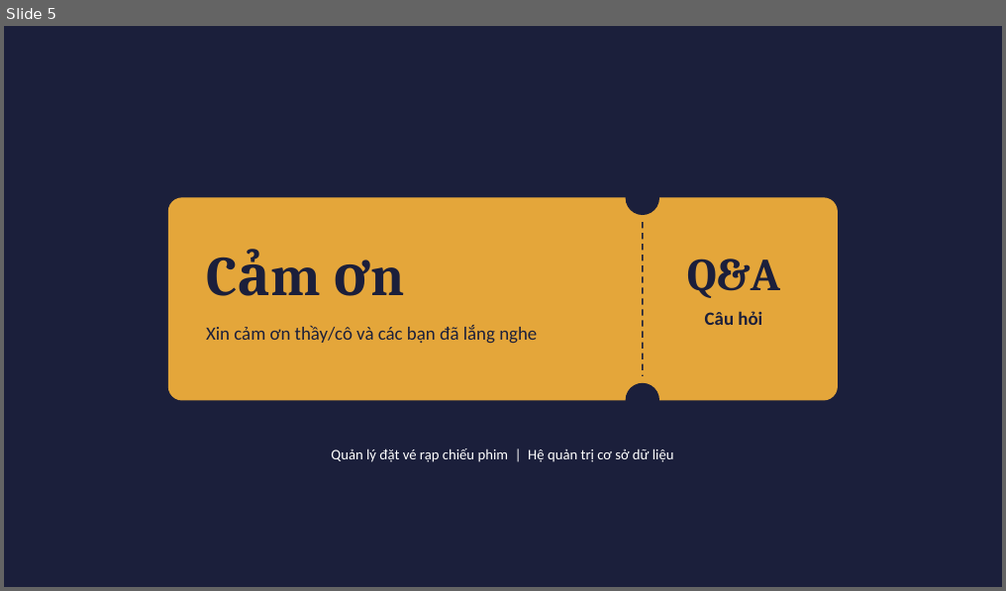
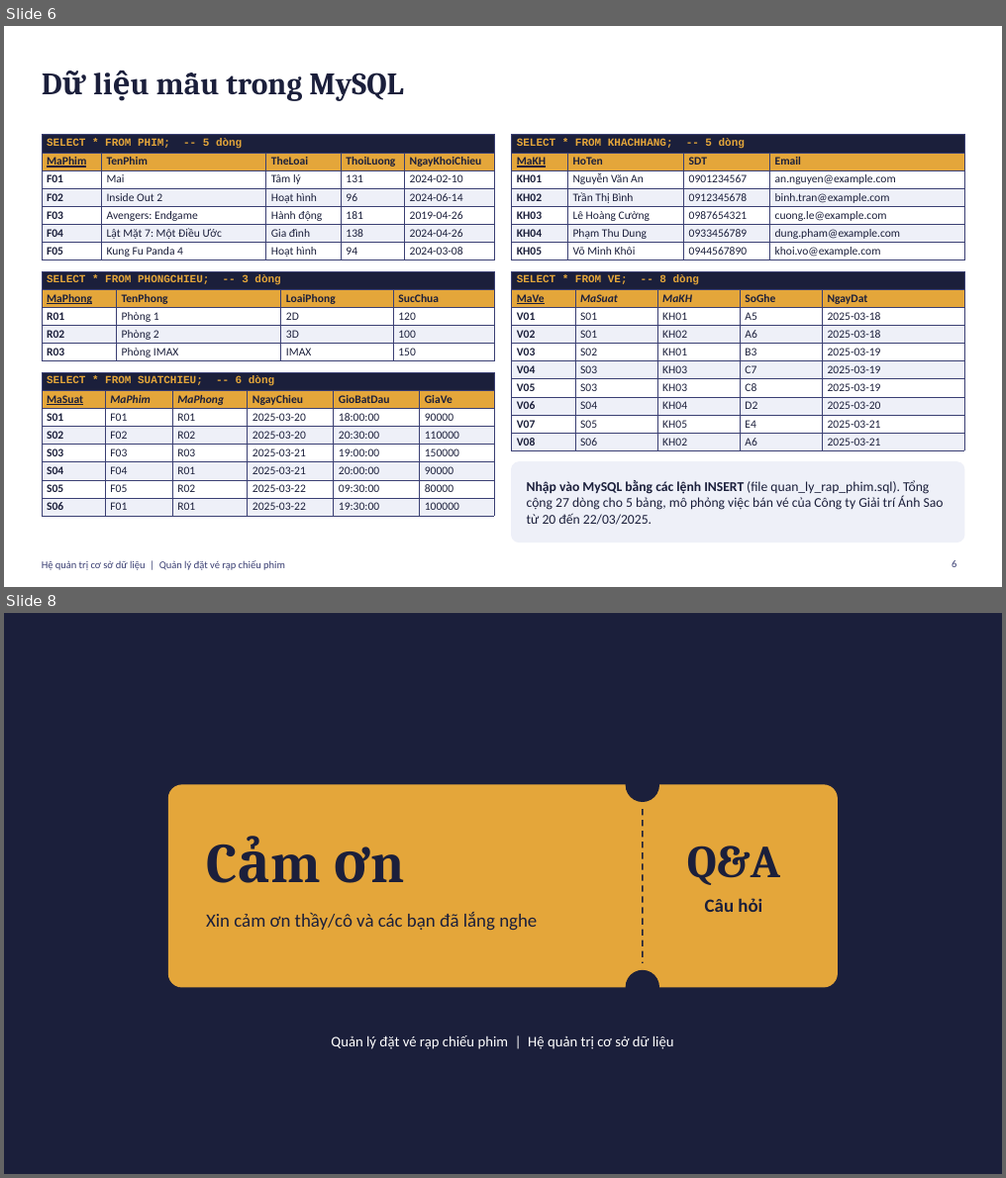
Before and after one commit to PhucHoang3010/Vietnamese-News-Classification, a slide deck: hqtcsdl-giuaky/quan_ly_rap_phim.pptx. Shown one above the other, each under a label of ours: slide 5 before the commit, slides 6 and 8 after it; the slides between them are not shown. The pictures are 1006x591 and 1006x1178 pixels, drawn with LibreOffice and Linux fonts; fonts in the diff are those of the drawing. Boxes give left, top, right and bottom in pixels: in the first picture for what was removed or moved away, otherwise in the second. Text is boxed around its words. In the diff, an @@ line names an element or a change of style, - is before the commit and + after.

```diff
--- a/hqtcsdl-giuaky/quan_ly_rap_phim.pptx
+++ b/hqtcsdl-giuaky/quan_ly_rap_phim.pptx
@@ slide 6 added at <box>4,26,1002,587</box>, background #FFFFFF @@
@@ title added at <box>226,73,403,101</box>, 30 pt, text #1B1F3B, bold @@
+Dữ liệu mẫu trong MySQL
@@ table added at <box>42,135,494,261</box>, 7 rows, 5 columns @@
+SELECT * FROM PHIM; -- 5 dòng |  |  |  | 
+MaPhim | TenPhim | TheLoai | ThoiLuong | NgayKhoiChieu
+F01 | Mai | Tâm lý | 131 | 2024-02-10
+F02 | Inside Out 2 | Hoạt hình | 96 | 2024-06-14
+F03 | Avengers: Endgame | Hành động | 181 | 2019-04-26
+F04 | Lật Mặt 7: Một Điều Ước | Gia đình | 138 | 2024-04-26
+F05 | Kung Fu Panda 4 | Hoạt hình | 94 | 2024-03-08
@@ table added at <box>512,135,964,261</box>, 7 rows, 4 columns @@
+SELECT * FROM KHACHHANG; -- 5 dòng |  |  | 
+MaKH | HoTen | SDT | Email
+KH01 | Nguyễn Văn An | 0901234567 | an.nguyen@example.com
+KH02 | Trần Thị Bình | 0912345678 | binh.tran@example.com
+KH03 | Lê Hoàng Cường | 0987654321 | cuong.le@example.com
+KH04 | Phạm Thu Dung | 0933456789 | dung.pham@example.com
+KH05 | Võ Minh Khôi | 0944567890 | khoi.vo@example.com
@@ table added at <box>42,272,494,362</box>, 5 rows, 4 columns @@
+SELECT * FROM PHONGCHIEU; -- 3 dòng |  |  | 
+MaPhong | TenPhong | LoaiPhong | SucChua
+R01 | Phòng 1 | 2D | 120
+R02 | Phòng 2 | 3D | 100
+R03 | Phòng IMAX | IMAX | 150
@@ table added at <box>512,272,964,450</box>, 10 rows, 5 columns @@
+SELECT * FROM VE; -- 8 dòng |  |  |  | 
+MaVe | MaSuat | MaKH | SoGhe | NgayDat
+V01 | S01 | KH01 | A5 | 2025-03-18
+V02 | S01 | KH02 | A6 | 2025-03-18
+V03 | S02 | KH01 | B3 | 2025-03-19
+V04 | S03 | KH03 | C7 | 2025-03-19
+V05 | S03 | KH03 | C8 | 2025-03-19
+V06 | S04 | KH04 | D2 | 2025-03-20
+V07 | S05 | KH05 | E4 | 2025-03-21
+V08 | S06 | KH02 | A6 | 2025-03-21
@@ table added at <box>42,372,494,514</box>, 8 rows, 6 columns @@
+SELECT * FROM SUATCHIEU; -- 6 dòng |  |  |  |  | 
+MaSuat | MaPhim | MaPhong | NgayChieu | GioBatDau | GiaVe
+S01 | F01 | R01 | 2025-03-20 | 18:00:00 | 90000
+S02 | F02 | R02 | 2025-03-20 | 20:30:00 | 110000
+S03 | F03 | R03 | 2025-03-21 | 19:00:00 | 150000
+S04 | F04 | R01 | 2025-03-21 | 20:00:00 | 90000
+S05 | F05 | R02 | 2025-03-22 | 09:30:00 | 80000
+S06 | F01 | R01 | 2025-03-22 | 19:30:00 | 100000
@@ rounded rectangle added at <box>512,463,964,543</box>, fill #EEF0F8, outline #EEF0F8 1 pt @@
@@ text added at <box>527,480,944,525</box>, 13 pt, text #1B1F3B @@
+Nhập vào MySQL bằng các lệnh INSERT (file quan_ly_rap_phim.sql). Tổng cộng 27 dòng cho 5 bảng, mô phỏng việc bán vé của Công ty Giải trí Ánh Sao từ 20 đến 22/03/2025.
@@ text added at <box>42,561,285,570</box>, 10 pt, text #3A3F73 @@
+Hệ quản trị cơ sở dữ liệu | Quản lý đặt vé rạp chiếu phim
@@ page number added at <box>951,561,956,568</box>, 10 pt, text #3A3F73 @@
+6
@@ what was slide 5 is now slide 8 @@
```
Also in this commit, not shown: 3 slides changed, 3 other slides added, 1 slide removed, 1 other file.
